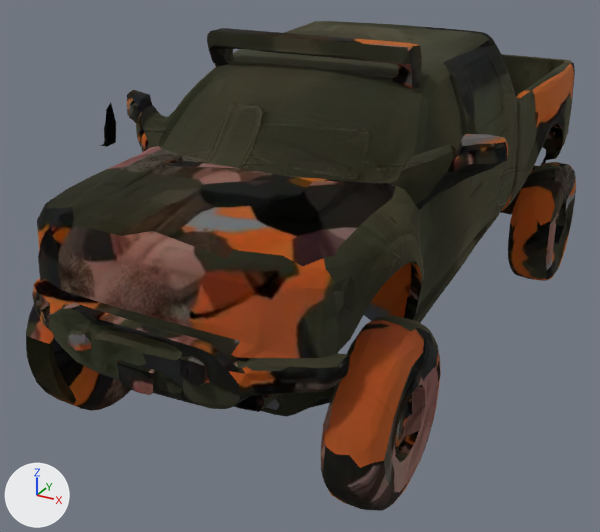
What one commit did to the glTF model assets/fp/cdn/0d54d849-e05b-49ab-a2a5-382b66fe5b15.glb.
Before and after are seen from a 50 mm camera at (0.476, -1.03, 0.372) aimed at (-0.047, -0.079, -0.104). Lighting does not change. The marker at lower left points along +X, +Y and +Z. The first picture is the older version. Where no turn or scale is listed for an object, it has been applied to the vertices.

The first picture shows 'geometry_0'.
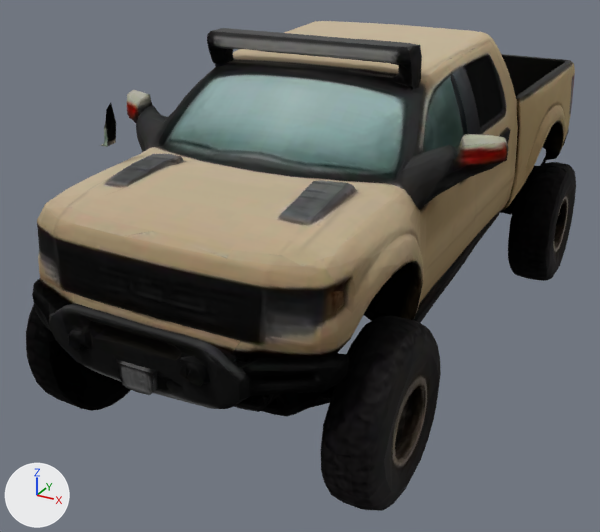
What differs and where, as boxes (x1, y1, x2, y2) in the pictures (600 x 532 px):
'geometry_0', surface changed: (26, 21, 576, 509) in both

What changed in the scene script:
```text
Add img_image_0:
    img_image_0 = load_image('Image_0', '_unpacked/Image_0', 1024, 1024, 'sRGB')
Change mat_material_0:
    mat_material_0.texture: img_basecolor_webp -> img_image_0
```
